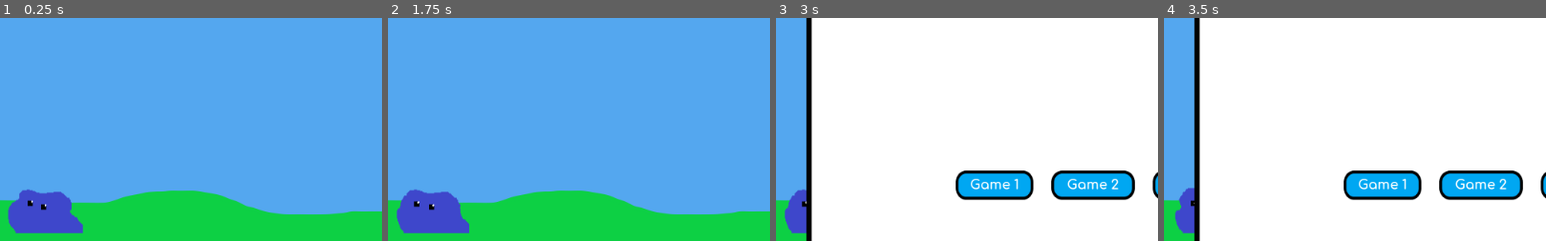
Above: before the commit, frames 1-4 (left to right).
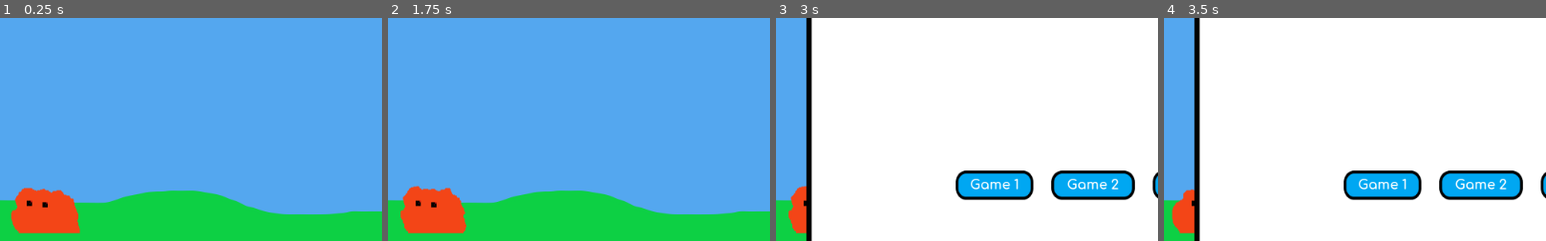
Above: after the commit, the same moments.

Repository: Elephant34/Bllob
Game: Godot game, scene res://scenes/bllob/main.tscn
Same seed, same stepped clock (60 frames per second), same inputs: the game is played once before the commit and once after it.
Inputs (mouse positions are % of the whole screen's width and height, from its top left):
- Up to frame 1 (0.25 s): no input
- Up to frame 2 (1.75 s): move the mouse to (14, 71) at 0.52 s; click (14, 71) at 0.67 s; click (82, 17) at 1.25 s
- Up to frame 3 (3 s): click (48, 5) at 2 s; click (37, 65) at 2.75 s
- Up to frame 4 (3.5 s): no input
The pictures show only the part of the screen within x 8-58%, y 28-78%; the shares and areas given below are measured in that part.

The runs differ from the first frame. In frame 1, 3.3% of the frame differs, in the area x 2-22%, y 76-97%; in frame 2, 3.3%, in the area x 2-22%, y 75-97%; in frame 3, 1.0%; in frame 4, 1.0%.

Commit message:
Added random colour to each bllob

Diff:
--- a/scenes/bllob/bllob.gd
+++ b/scenes/bllob/bllob.gd
@@ -44,3 +44,15 @@
 
 	animation=life_stage
 	playing=true
+
+
+func set_colour(colour_list):
+	"""
+	Sets the bllob modulate effectivly changing its colour
+	"""
+
+	modulate = Color(
+		colour_list[0],
+		colour_list[1],
+		colour_list[2]
+	)
--- a/scenes/bllob/bllob.tscn
+++ b/scenes/bllob/bllob.tscn
@@ -20,11 +20,13 @@
 [node name="Bllob" type="AnimatedSprite"]
 frames = SubResource( 1 )
 animation = "adult"
+frame = 2
 script = ExtResource( 3 )
 
 [node name="baby" type="Area2D" parent="."]
 
 [node name="CollisionShape2D" type="CollisionShape2D" parent="baby"]
+visible = false
 position = Vector2( 0, -0.0234127 )
 shape = SubResource( 2 )
 
--- a/scenes/bllob/main.gd
+++ b/scenes/bllob/main.gd
@@ -56,7 +56,9 @@
 		bllob_dict[bllob_id].id = bllob_id
 		bllob_dict[bllob_id].position.x = bllob_data[bllob_id]["position"][0]
 		bllob_dict[bllob_id].position.y = bllob_data[bllob_id]["position"][1]
+
 		bllob_dict[bllob_id].set_age(bllob_data[bllob_id]["age"])
+		bllob_dict[bllob_id].set_colour(bllob_data[bllob_id]["colour"])
 
 		bllob_dict[bllob_id].get_node("Appetite").wait_time = appetite_count*bllob_data[bllob_id]["appetite"]
 		bllob_dict[bllob_id].get_node("Appetite").connect("timeout", self, "_on_Appetite_timeout", [bllob_id])
@@ -206,6 +208,7 @@
 
 	var temp_data = {
 		"%s" % name_list[randi()%name_list.size()]: {
+			"colour": [randf(), randf(), randf()],
 			"position": [148, 424],
 			"age": 0,
 			"max_age": 100,
Binary file changed: assets/textures/bllob/baby_bllob.png
Binary file changed: assets/textures/bllob/baby_bllob1.png
Binary file changed: assets/textures/bllob/baby_bllob2.png
Binary file changed: assets/textures/bllob/baby_bllob3.png
